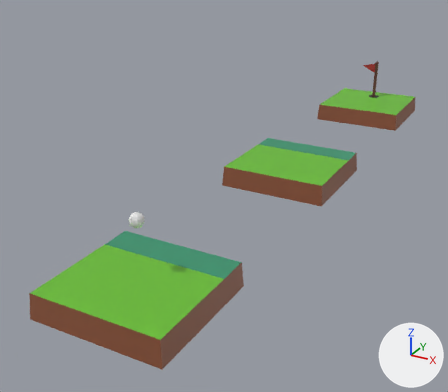
The Blender file blender/level2.blend, before and after one commit.
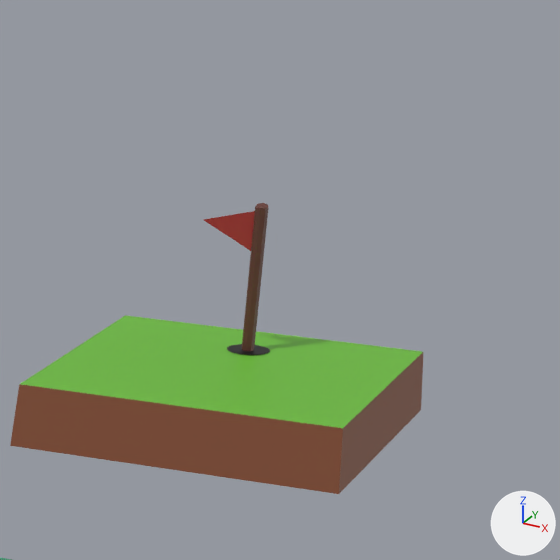
Old and new are each drawn whole from a 50 mm lens placed at (4.3, -5.57, 4.38), pointed at (-0.9, 3.89, -0.36) and again close up on the part from 70% to 100% of the width and 3% to 37% of the height. Arrows for +X, +Y and +Z are at lower right; the lights stay in place.

The scene before the commit, as lines of its bpy script (objects in view):
```python
me_cube_001 = bpy.data.meshes.new('Cube.001')
me_cube_001.from_pydata(...)  # 20 vertices, 6 faces; spans x -1.0..1.0, y -1.0..1.0, z -1.0..0.9
me_cube_001.materials.append(mat_material_007)  # picture img_color_pallette_png_005
me_cylinder_001 = bpy.data.meshes.new('Cylinder.001')
me_cylinder_001.from_pydata(...)  # 52 vertices, 12 faces; spans x -13.0..4.8, y -4.7..4.7, z -1.0..0.8
me_cylinder_001.materials.append(mat_material_005)  # picture img_color_pallette_png_004
ob_basic_fixed_001 = bpy.data.objects.new('basic-fixed.001', me_cube_001)
ob_basic_fixed_001.location = (0.0, 10.0, 0.0)
ob_basic_fixed_001.scale = (1.0, 1.0, 0.2)
ob_flag = bpy.data.objects.new('flag', me_cylinder_001)
ob_flag.location = (-0.003, 10.477, 1.176)
ob_flag.scale = (0.0284, 0.0284, 1.0)
```
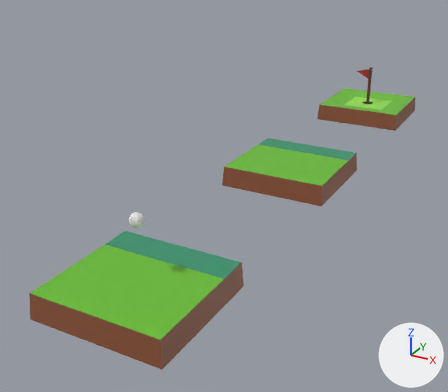
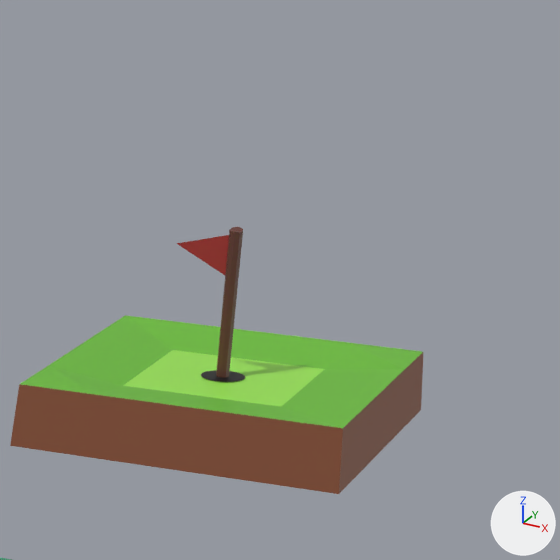
Location of each change, (x1, y1, x2, y2) in pixels of the close-ups (560 x 560 px):
'flag', moved
    before: (204, 203, 270, 355)
    after: (176, 227, 245, 382)
part 1 of me_cube_001, built on
    both: (21, 315, 423, 428)

Patch to the scene script:
```diff
--- a/blender/level2.blend.py
+++ b/blender/level2.blend.py
@@ me_cube_001 @@
 # used by ob_basic_fixed_001; location = (0.0, 10.0, 0.0); scale = (1.0, 1.0, 0.2)
-me_cube_001.from_pydata(...)  # 20 vertices, 6 faces; spans x -1.0..1.0, y -1.0..1.0, z -1.0..0.9
-me_cube_001.materials.append(mat_material_007)  # picture img_color_pallette_png_005
+me_cube_001.from_pydata(...)  # 29 vertices, 21 faces; spans x -1.0..1.0, y -1.0..1.0, z -1.0..0.9
+# me_cube_001 part 1
+# 1 face is deleted
+# 9 vertices are added at x -0.49..0.49, y -0.49..0.49, z 0.6
+# 16 new faces join them
+me_cube_001.materials.append(mat_material_004)  # picture img_color_pallette_png_003
@@ ob_flag @@
 ob_flag = bpy.data.objects.new('flag', me_cylinder_001)
-ob_flag.location = (-0.003, 10.477, 1.176)
+ob_flag.location = (-0.016, 10.0, 1.117)
 ob_flag.scale = (0.0284, 0.0284, 1.0)
```
